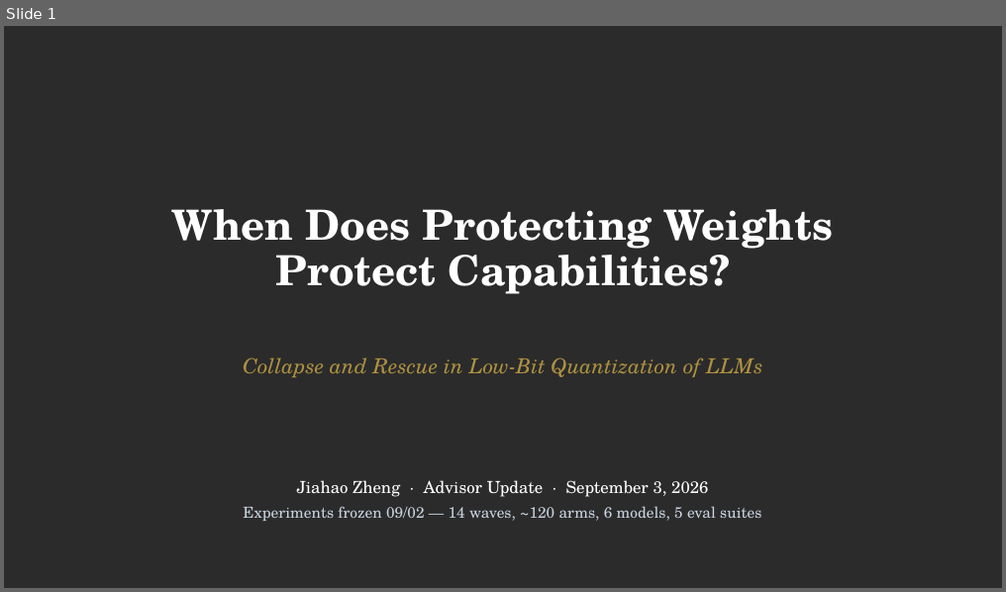
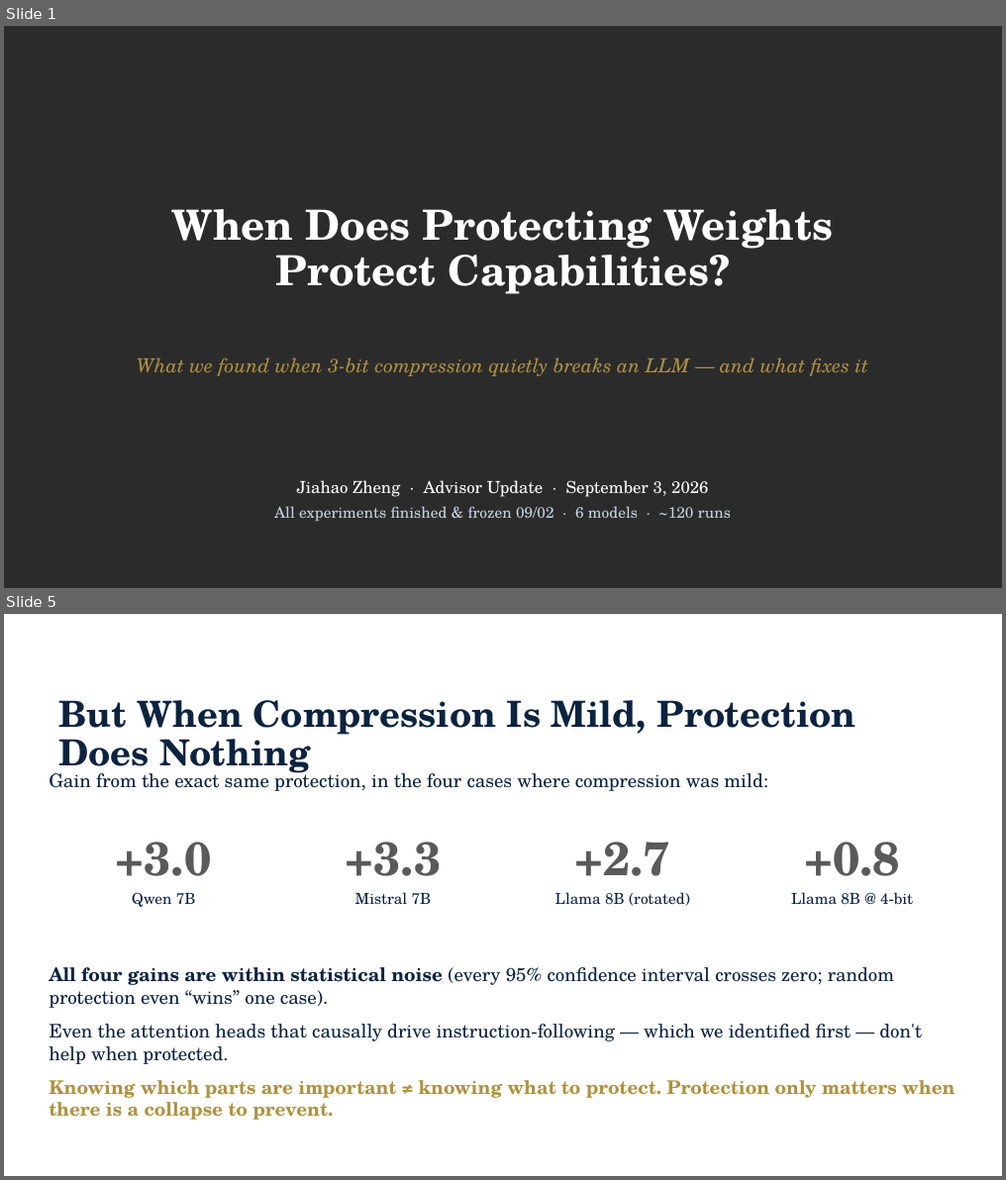
Before and after one commit to JiahaoZheng24/Instruction-Following-Attention-Head-Sensitive, a slide deck: paper/IFH_advisor_update_2026-09-03.pptx. Shown one above the other, each under a label of ours: slide 1 before the commit, slides 1 and 5 after it; the slides between them are not shown. The pictures are 1006x592 and 1006x1180 pixels, drawn with LibreOffice and Linux fonts; fonts in the diff are those of the drawing; background and template pictures are left out; a plain dark background stands for a picture behind light text. Boxes give left, top, right and bottom in pixels: in the first picture for what was removed or moved away, otherwise in the second. Text is boxed around its words. In the diff, an @@ line names an element or a change of style, - is before the commit and + after.

```diff
--- a/paper/IFH_advisor_update_2026-09-03.pptx
+++ b/paper/IFH_advisor_update_2026-09-03.pptx
@@ slide 5 added at (x1=4, y1=614, x2=1002, y2=1176), background picture (left out) @@
@@ title added at (x1=58, y1=700, x2=856, y2=778), 26 pt, text #0C2340, bold @@
+But When Compression Is Mild, Protection Does Nothing
@@ text added at (x1=49, y1=768, x2=768, y2=791), 13.5 pt, text #0C2340 @@
+Gain from the exact same protection, in the four cases where compression was mild:
@@ subtitle added at (x1=116, y1=842, x2=212, y2=876), 11 pt, text #FFFFFF, bold @@
+FINDING 3
@@ text added at (x1=116, y1=842, x2=212, y2=907), 11 pt, text #0C2340 @@
++3.0
+Qwen 7B
@@ text added at (x1=346, y1=842, x2=442, y2=905), 11 pt, text #0C2340 @@
++3.3
+Mistral 7B
@@ text added at (x1=555, y1=842, x2=690, y2=906), 11 pt, text #0C2340 @@
++2.7
+Llama 8B (rotated)
@@ text added at (x1=791, y1=842, x2=913, y2=905), 11 pt, text #0C2340 @@
++0.8
+Llama 8B @ 4-bit
@@ text added at (x1=49, y1=967, x2=954, y2=1120), 13.5 pt, text #0C2340 @@
+All four gains are within statistical noise (every 95% confidence interval crosses zero; random protection even “wins” one case).
+Even the attention heads that causally drive instruction-following — which we identified first — don't help when protected.
+Knowing which parts are important ≠ knowing what to protect. Protection only matters when there is a collapse to prevent.
@@ slide 1 changed as well @@
@@ text at (x1=137, y1=358, x2=868, y2=376): text changed; size 15 to 14 pt @@
-Collapse and Rescue in Low-Bit Quantization of LLMs
+What we found when 3-bit compression quietly breaks an LLM — and what fixes it
@@ text at (x1=274, y1=506, x2=731, y2=521): text changed @@
-Experiments frozen 09/02 — 14 waves, ~120 arms, 6 models, 5 eval suites
+All experiments finished & frozen 09/02 · 6 models · ~120 runs
```
Also in this commit, not shown: 8 other slides added, 14 slides removed.
